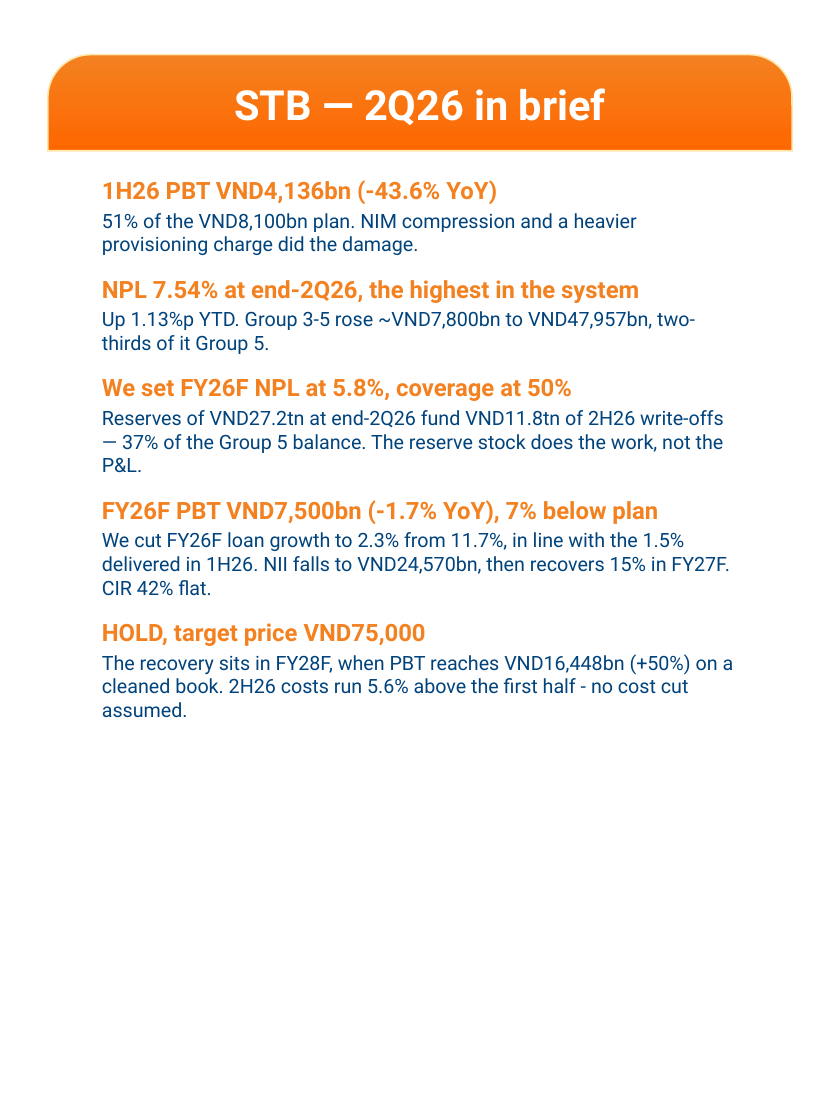
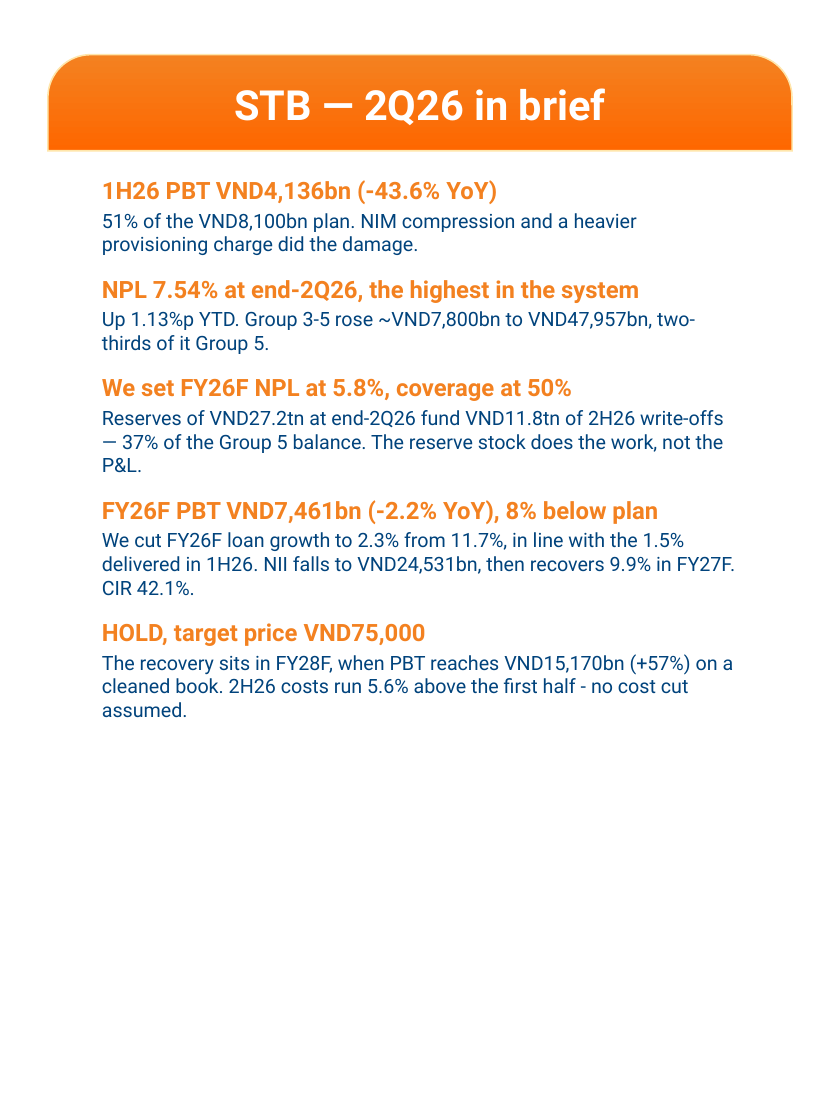
Before and after one commit to datquanton/verbose-guide, a slide deck: slide 2 of MASVN_Mobile_Report_STB_FPT_2Q26_EN_VN.pptx. Drawn at 840x1120 pixels with LibreOffice and Linux fonts; fonts in the diff are those of the drawing; background and template pictures are left out. Boxes give left, top, right and bottom in pixels: in the first picture for what was removed or moved away, otherwise in the second. Text is boxed around its words. In the diff, an @@ line names an element or a change of style, - is before the commit and + after.

```diff
--- a/MASVN_Mobile_Report_STB_FPT_2Q26_EN_VN.pptx
+++ b/MASVN_Mobile_Report_STB_FPT_2Q26_EN_VN.pptx
@@ text at box(102, 500, 736, 596): text changed @@
-FY26F PBT VND7,500bn (-1.7% YoY), 7% below plan
-We cut FY26F loan growth to 2.3% from 11.7%, in line with the 1.5% delivered in 1H26. NII falls to VND24,570bn, then recovers 15% in FY27F. CIR 42% flat.
+FY26F PBT VND7,461bn (-2.2% YoY), 8% below plan
+We cut FY26F loan growth to 2.3% from 11.7%, in line with the 1.5% delivered in 1H26. NII falls to VND24,531bn, then recovers 9.9% in FY27F. CIR 42.1%.
@@ text at box(102, 654, 734, 718): text changed @@
-The recovery sits in FY28F, when PBT reaches VND16,448bn (+50%) on a cleaned book. 2H26 costs run 5.6% above the first half - no cost cut assumed.
+The recovery sits in FY28F, when PBT reaches VND15,170bn (+57%) on a cleaned book. 2H26 costs run 5.6% above the first half - no cost cut assumed.
```
Also in this commit, not shown: 7 other slides changed, 12 other files.
